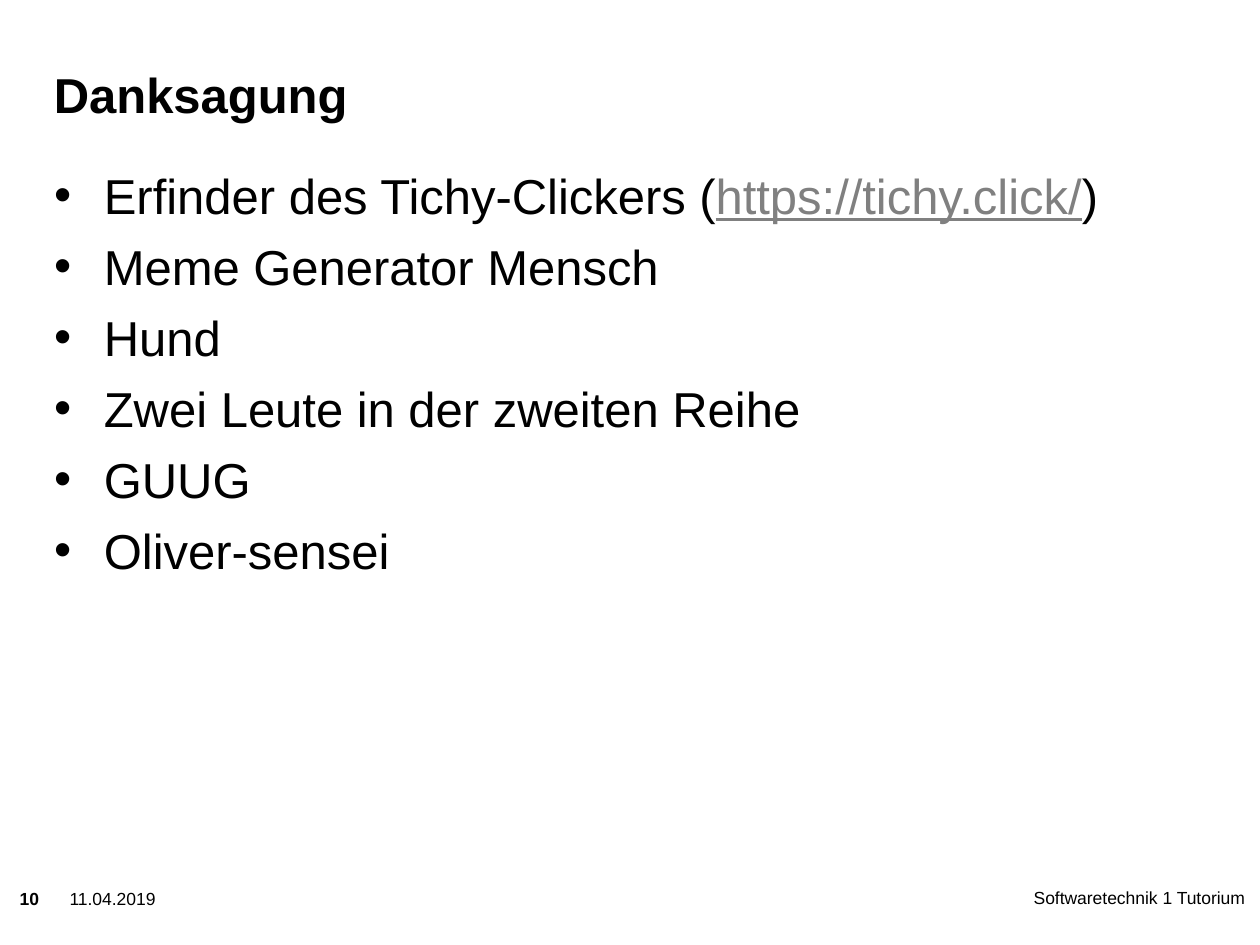
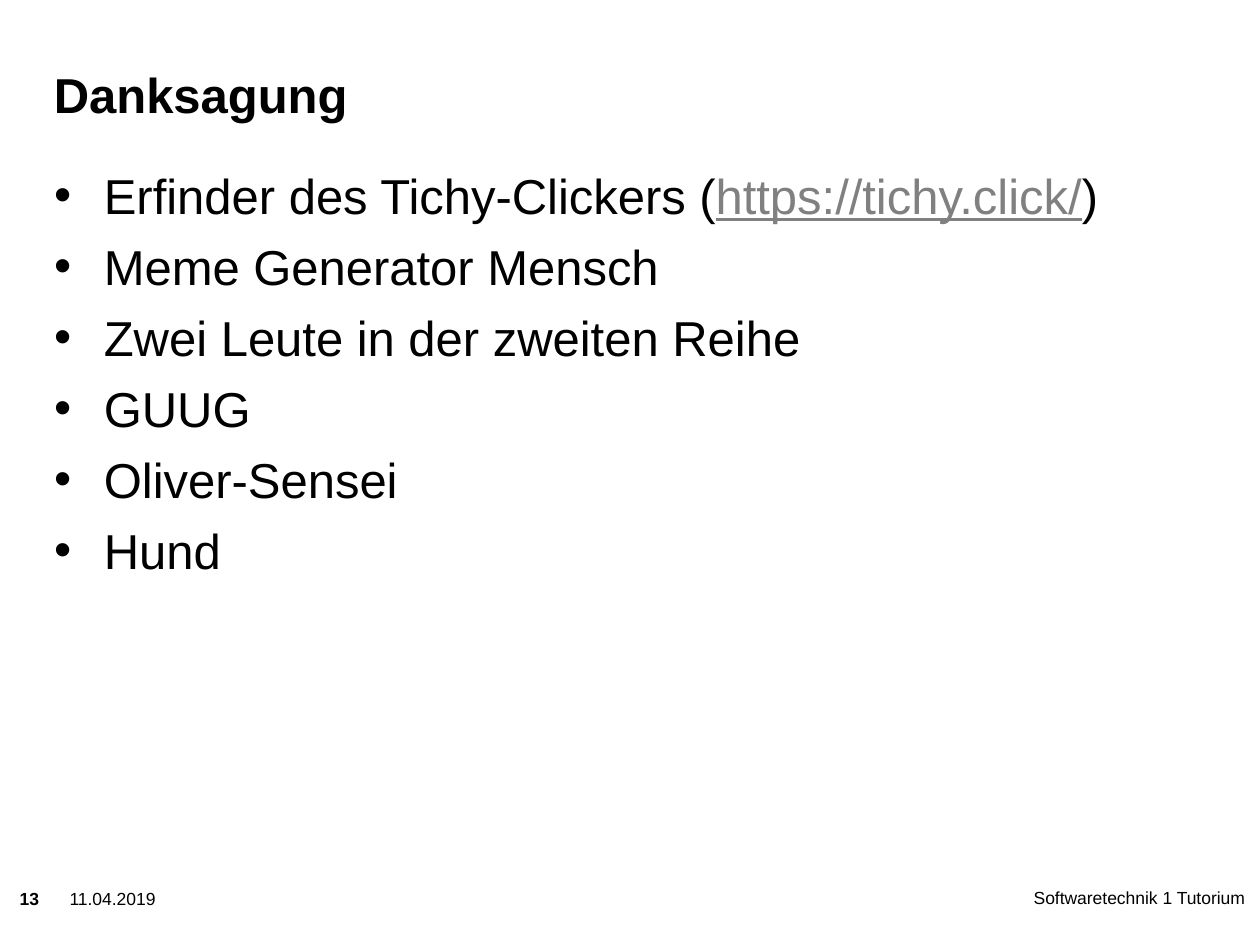
Before and after one commit to zyxsachin/embeddedRust, a slide deck: slide 13 of presentation.pptx (slide 10 before the commit). Drawn at 1260x945 pixels with LibreOffice and Linux fonts; fonts in the diff are those of the drawing; background and template pictures are left out. Boxes give left, top, right and bottom in pixels: in the first picture for what was removed or moved away, otherwise in the second. Text is boxed around its words. In the diff, an @@ line names an element or a change of style, - is before the commit and + after.

```diff
--- a/presentation.pptx
+++ b/presentation.pptx
@@ text at bbox=[104, 320, 221, 357]: paragraph removed @@
-• Hund
@@ text at bbox=[104, 462, 398, 570]: text changed @@
-• Oliver-sensei
+• Oliver-Sensei
+• Hund
@@ page number at bbox=[20, 893, 39, 905]: text changed @@
-10
+13
```
Also in this commit, not shown: 1 other slide changed, 7 slides added, 4 slides removed, 1 other file.
